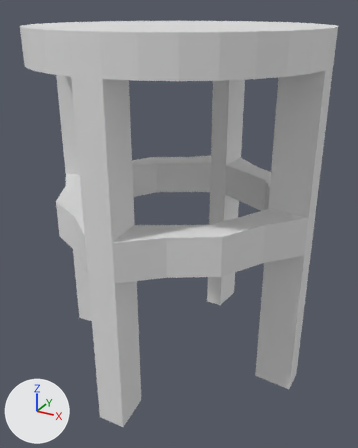
What one commit did to the Blender file Assets/Raw/Blender/chairRound.blend.
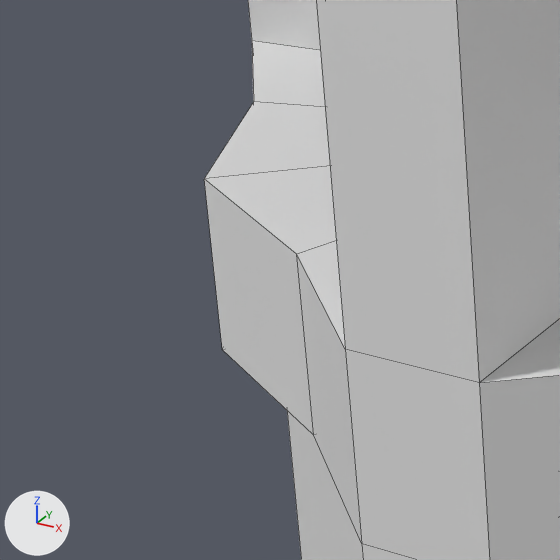
The first picture shows the older version from a 50 mm camera at (0.999, -1.816, 0.868) aimed at (0.016, -0.028, -0.026). The close-ups show both versions on the part from 4% to 36% of the width and 37% to 62% of the height of that picture; other places that the commit changed are outside them. Lighting does not change. The marker at lower left points along +X, +Y and +Z. The close-ups show mesh edges as thin lines.

The scene before the commit, as lines of its bpy script (objects in view):
```python
me_cylinder = bpy.data.meshes.new('Cylinder')
me_cylinder.from_pydata(...)  # 200 vertices, 178 faces; spans x -1.0..1.0, y -1.0..1.0, z -0.88..1.0
ob_cylinder = bpy.data.objects.new('Cylinder', me_cylinder)
ob_cylinder.location = (0.0, 0.0, 0.0)
ob_cylinder.rotation_euler = (0.0, 0.0, 1.484)  # degrees (0, 0, 85)
ob_cylinder.scale = (0.594, 0.594, 0.801)
```
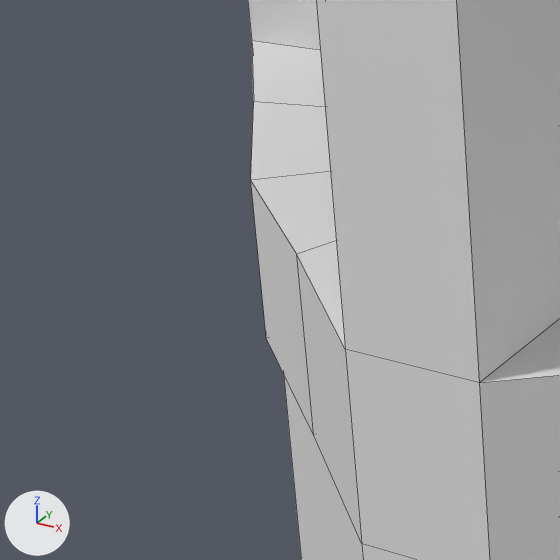
Location of each change, (x1, y1, x2, y2) in pixels of the close-ups (560 x 560 px; the box of a moved part takes in the faces that stretch with it):
'Cylinder', reshaped
    before: (204, 0, 560, 560)
    after: (248, 0, 560, 560)
part 1 of me_cylinder, moved or reshaped
    before: (204, 102, 336, 435)
    after: (251, 102, 336, 433)

The edits, one by one:
me_cylinder has 200 vertices, 178 faces and spans x -1.0..1.0, y -1.0..1.0, z -0.88..1.0.
me_cylinder is used by ob_cylinder; location (0.0, 0.0, 0.0); rotation (0.0, 0.0, 1.484), in degrees (0, 0, 85); scale (0.594, 0.594, 0.801).
Part 1, on me_cylinder:
Vertex 157 of me_cylinder moves from (-0.54, 0.45, 0.16) to (-0.51, 0.42, 0.16).
Vertex 160 of me_cylinder moves from (-0.54, 0.45, -0.04) to (-0.51, 0.42, -0.03).
Vertex 163 of me_cylinder moves from (-0.69, 0.57, -0.04) at pixel (222, 349) to (-0.64, 0.53, -0.03) at pixel (266, 338).
Vertex 166 of me_cylinder moves from (-0.69, 0.57, 0.16) at pixel (204, 178) to (-0.64, 0.53, 0.15) at pixel (250, 180).
